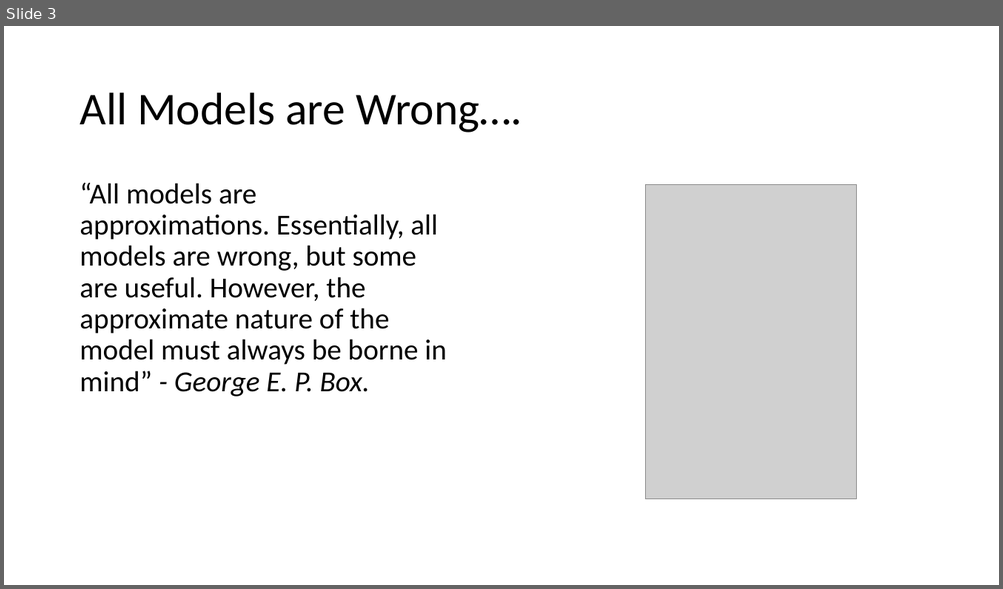
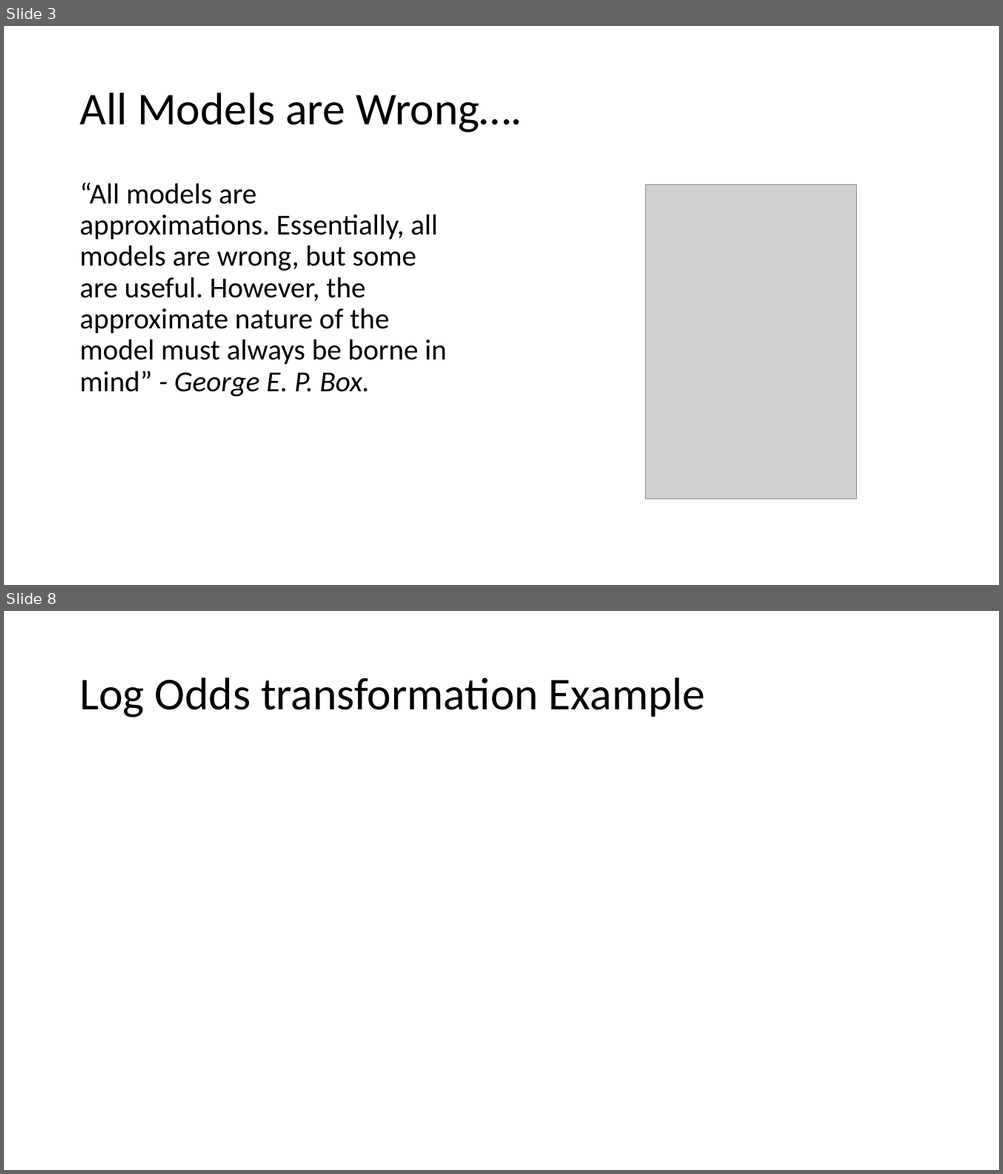
Before and after one commit to oli5679/WeightOfEvidenceDemo, a slide deck: Presentation.pptx. Shown one above the other, each under a label of ours: slide 3 before the commit, slides 3 and 8 after it; the slides between them are not shown. The pictures are 1003x589 and 1003x1174 pixels, drawn with LibreOffice and Linux fonts; fonts in the diff are those of the drawing; grey boxes stand for pictures. Boxes give left, top, right and bottom in pixels: in the first picture for what was removed or moved away, otherwise in the second. Text is boxed around its words. In the diff, an @@ line names an element or a change of style, - is before the commit and + after.

```diff
--- a/Presentation.pptx
+++ b/Presentation.pptx
@@ slide 8 added at (x1=4, y1=611, x2=999, y2=1170), background #FFFFFF @@
@@ title added at (x1=79, y1=678, x2=705, y2=718), 44 pt, text #000000 @@
+Log Odds transformation Example
```
Also in this commit, not shown: 4 slides changed, 2 other slides added, 2 slides removed, 5 other files.
